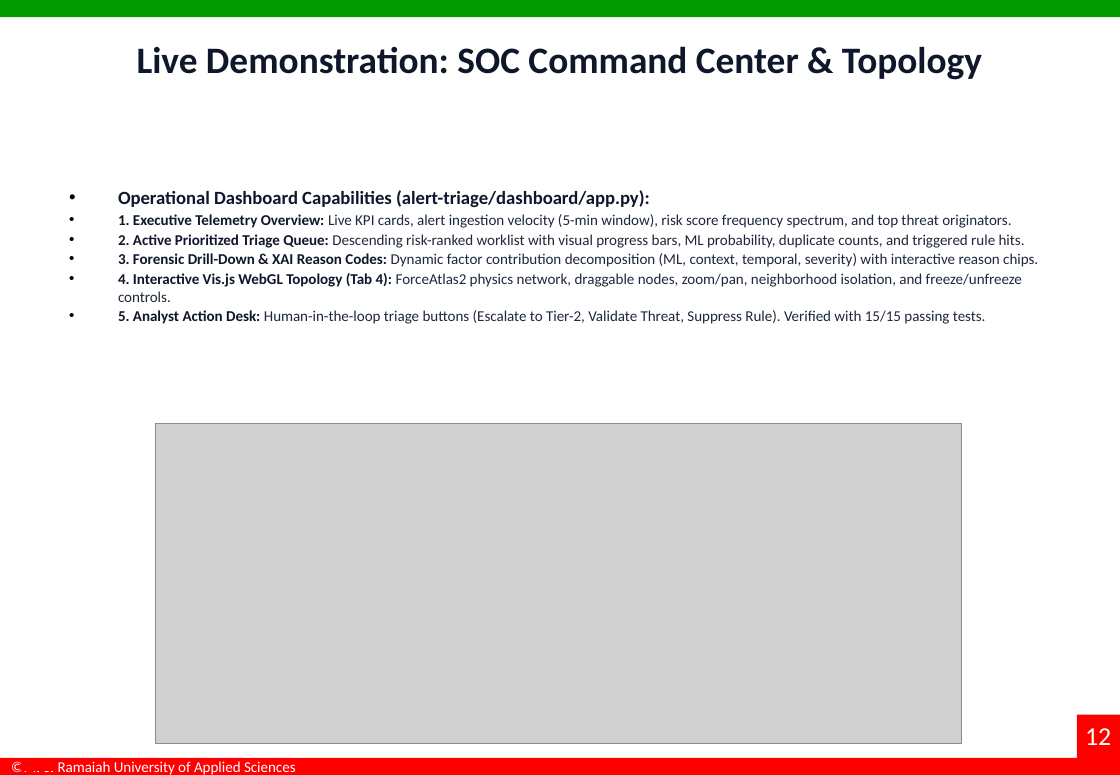
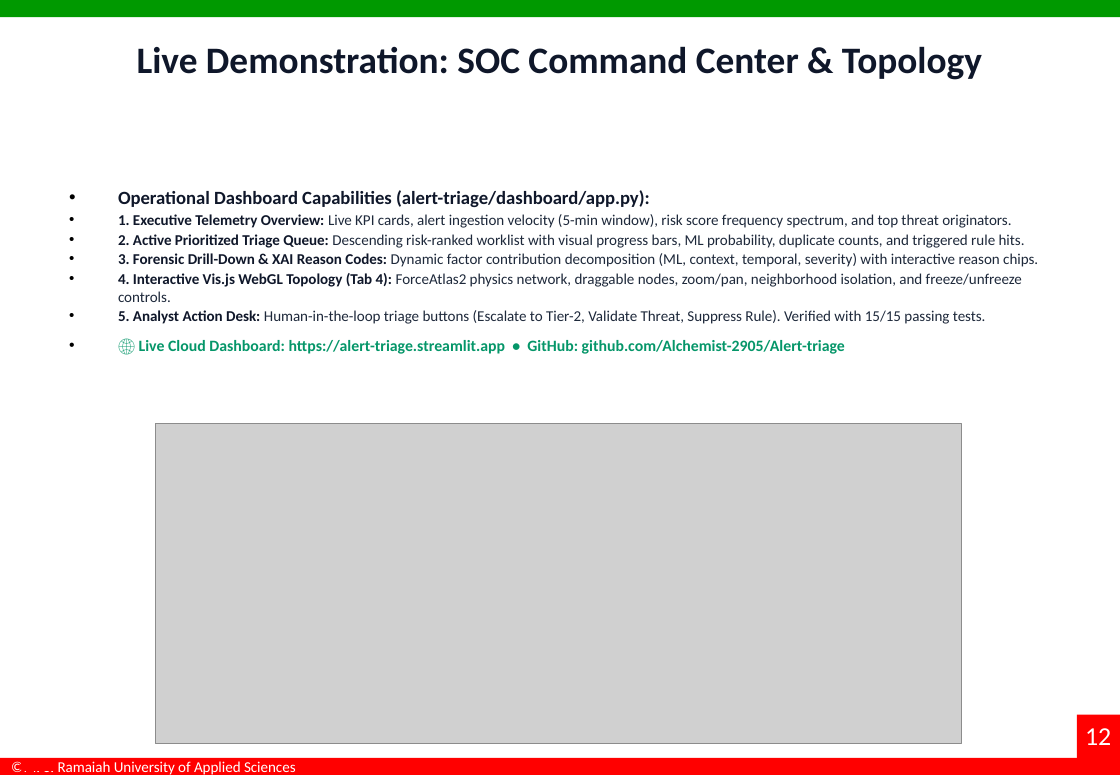
Before and after one commit to Alchemist-2905/Alert-triage, a slide deck: slide 12 of docs/Interim_Project_Presentation_TeamAlpha.pptx. Drawn at 1120x775 pixels with LibreOffice and Linux fonts; fonts in the diff are those of the drawing; grey boxes stand for pictures; background and template pictures are left out. Boxes give left, top, right and bottom in pixels: in the first picture for what was removed or moved away, otherwise in the second. Text is boxed around its words. In the diff, an @@ line names an element or a change of style, - is before the commit and + after.

Commit message:
docs: add live cloud deployment URL badge to slides 1 and 12

```diff
--- a/docs/Interim_Project_Presentation_TeamAlpha.pptx
+++ b/docs/Interim_Project_Presentation_TeamAlpha.pptx
@@ text at bbox=[139, 340, 845, 354]: paragraph added @@
+• 🌐 Live Cloud Dashboard: https://alert-triage.streamlit.app • GitHub: github.com/Alchemist-2905/Alert-triage
```
Also in this commit, not shown: 1 other slide changed.
